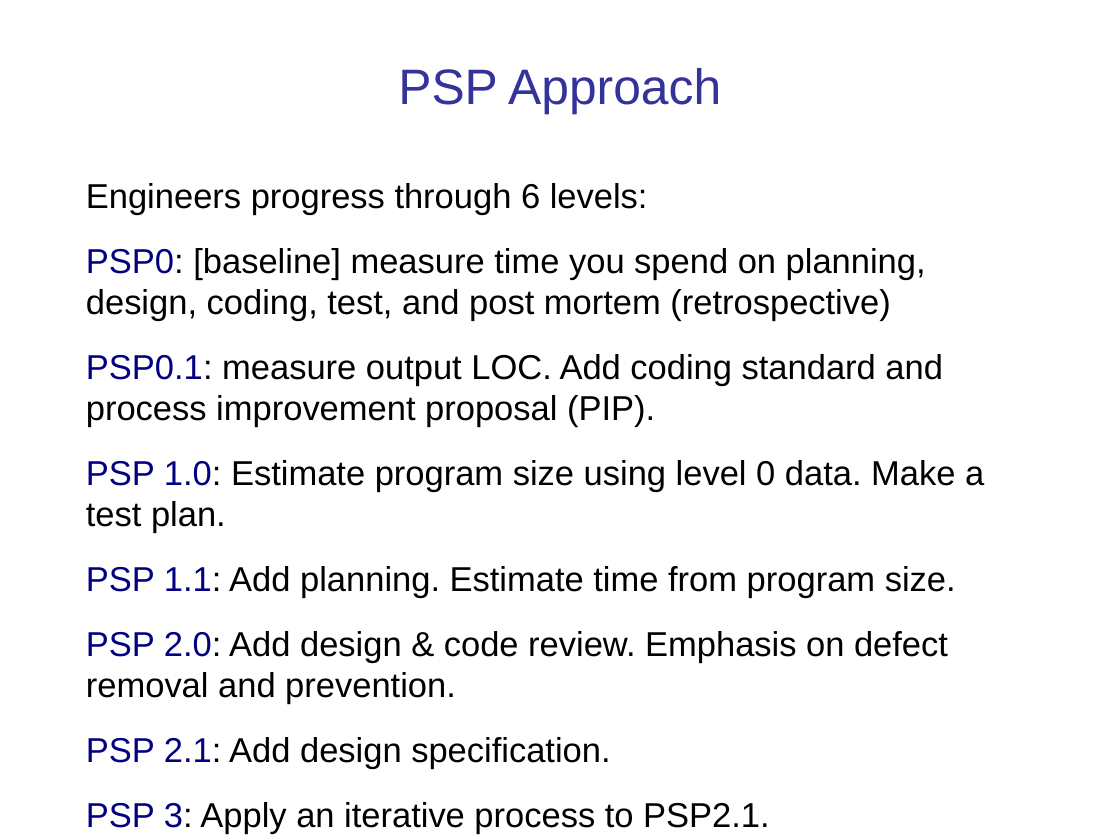
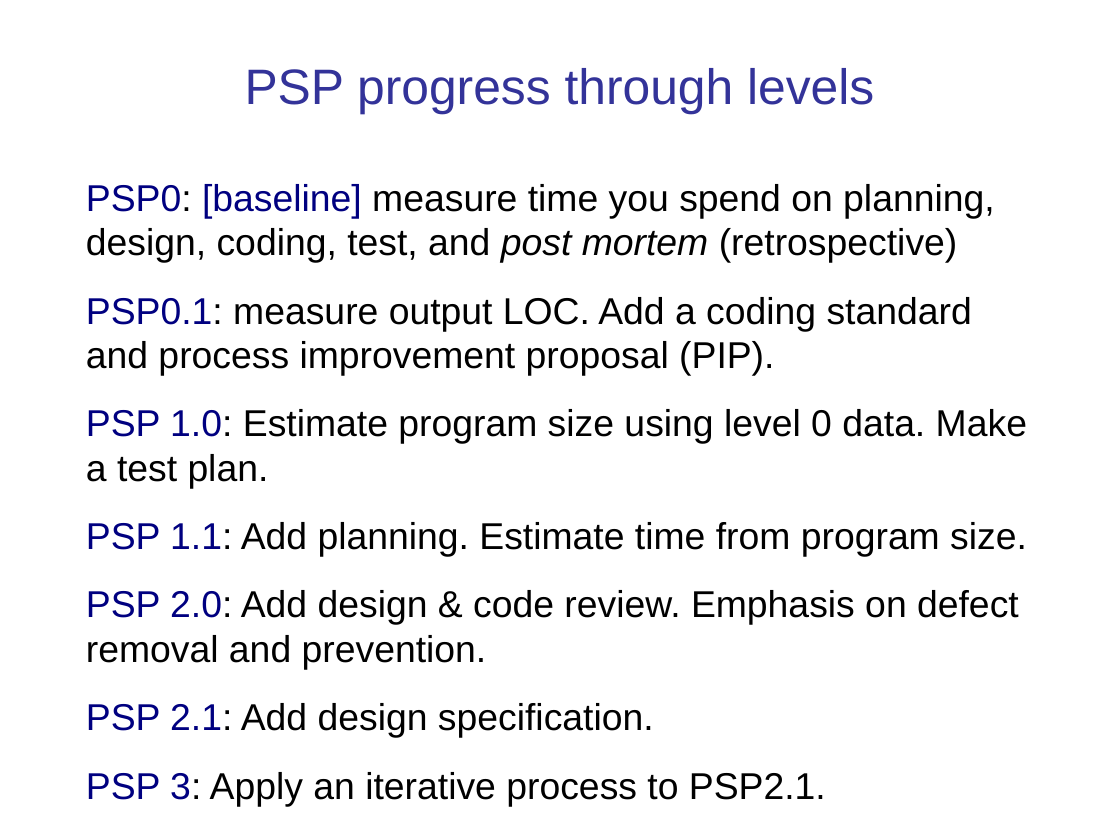
Before and after one commit to cpske/ISP, a slide deck: slide 37 of intro/Introduction-software-process.ppt (slide 32 before the commit). Drawn at 1120x840 pixels with LibreOffice and Linux fonts; fonts in the diff are those of the drawing. Boxes give left, top, right and bottom in pixels: in the first picture for what was removed or moved away, otherwise in the second. Text is boxed around its words. In the diff, an @@ line names an element or a change of style, - is before the commit and + after.

```diff
--- a/intro/Introduction-software-process.ppt
+++ b/intro/Introduction-software-process.ppt
@@ title at bbox=[245, 68, 874, 115]: text changed @@
-PSP Approach
+PSP progress through levels
@@ text at bbox=[86, 183, 648, 215]: paragraph removed @@
-Engineers progress through 6 levels:
@@ text at bbox=[86, 184, 1027, 806]: size 22.2 to 24 pt in "PSP0: [baseline] measure time you spend on ...", "PSP 1.0: Estimate program size using level ...", "PSP 1.1: Add planning. Estimate time from ...", "PSP 2.0: Add design & code review. ..." and 2 more places; text colour #000000 to #000080 in "[baseline]"; italic on in "post mortem" @@
@@ text at bbox=[86, 297, 972, 376]: text changed; size 22.2 to 24 pt @@
-PSP0.1: measure output LOC. Add coding standard and process improvement proposal (PIP).
+PSP0.1: measure output LOC. Add a coding standard and process improvement proposal (PIP).
```
Also in this commit, not shown: 22 other slides changed, 11 slides added, 9 slides removed, 6 other files.
